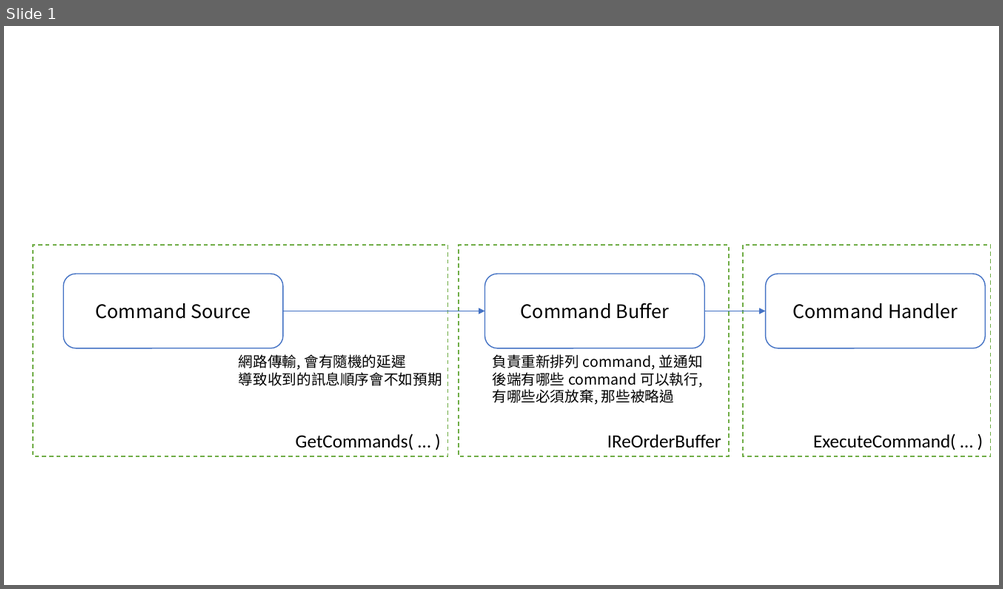
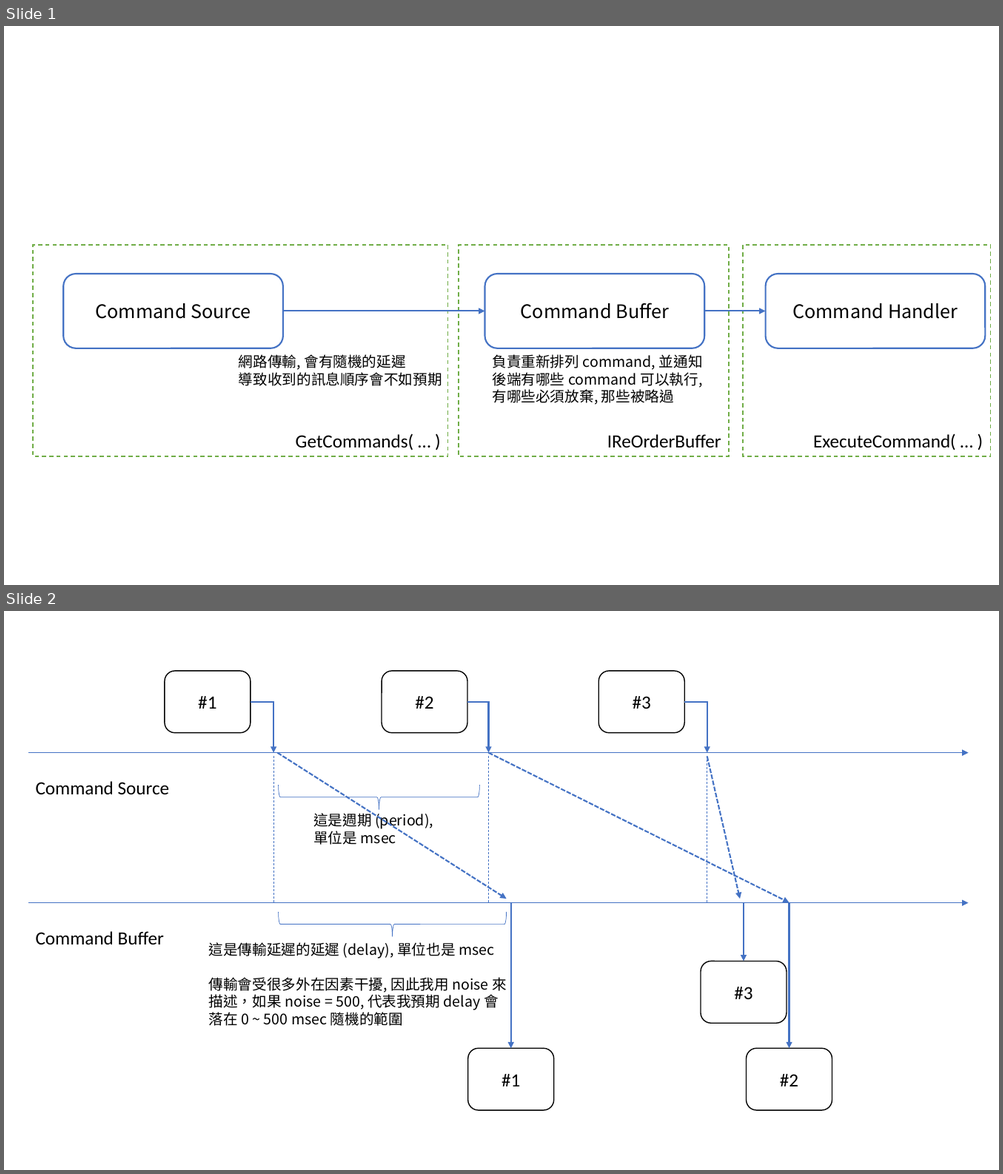
Before and after one commit to andrew0928/Andrew.ReOrderDemo, a slide deck: docs/diagrams.pptx. Shown one above the other, each under a label of ours: slide 1 before the commit, slides 1 and 2 after it. The pictures are 1003x589 and 1003x1174 pixels, drawn with LibreOffice and Linux fonts; fonts in the diff are those of the drawing. Boxes give left, top, right and bottom in pixels: in the first picture for what was removed or moved away, otherwise in the second. Text is boxed around its words. In the diff, an @@ line names an element or a change of style, - is before the commit and + after.

```diff
--- a/docs/diagrams.pptx
+++ b/docs/diagrams.pptx
@@ slide 2 added at [4, 611, 999, 1170], background #FFFFFF @@
@@ rounded rectangle added at [165, 671, 250, 732], fill #FFFFFF, outline #000000 1 pt, 18 pt, text #000000 @@
+#1
@@ rounded rectangle added at [381, 671, 467, 732], fill #FFFFFF, outline #000000 1 pt, 18 pt, text #000000 @@
+#2
@@ rounded rectangle added at [599, 671, 685, 732], fill #FFFFFF, outline #000000 1 pt, 18 pt, text #000000 @@
+#3
@@ elbow arrow added from (250, 702) to (273, 753), #4472C4 1.5 pt @@
@@ elbow arrow added from (467, 702) to (488, 753), #4472C4 1.5 pt @@
@@ elbow arrow added from (685, 702) to (707, 753), #4472C4 1.5 pt @@
@@ arrow added from (28, 753) to (968, 753), #4472C4 0.5 pt @@
@@ line added from (273, 756) to (273, 903), #4472C4 0.5 pt dashed @@
@@ arrow added from (277, 753) to (506, 899), #4472C4 1.5 pt dashed @@
@@ line added from (488, 756) to (488, 903), #4472C4 0.5 pt dashed @@
@@ arrow added from (488, 753) to (789, 903), #4472C4 1.5 pt dashed @@
@@ line added from (707, 756) to (707, 903), #4472C4 0.5 pt dashed @@
@@ arrow added from (707, 757) to (740, 899), #4472C4 1.5 pt dashed @@
@@ text added at [36, 781, 170, 795], 18 pt, text #000000 @@
+Command Source
@@ right brace added at [279, 785, 480, 810], outline #4472C4 0.5 pt @@
@@ text added at [313, 811, 433, 845], 14 pt, text #000000 @@
+這是週期 (period),
+單位是 msec
@@ arrow added from (28, 903) to (968, 903), #4472C4 0.5 pt @@
@@ right brace added at [279, 912, 506, 937], outline #4472C4 0.5 pt @@
@@ arrow added from (511, 903) to (511, 1049), #4472C4 1.5 pt @@
@@ arrow added from (743, 903) to (743, 962), #4472C4 1.5 pt @@
@@ arrow added from (789, 903) to (789, 1049), #4472C4 1.5 pt @@
@@ text added at [36, 931, 164, 945], 18 pt, text #000000 @@
+Command Buffer
@@ text added at [209, 943, 506, 1026], 14 pt, text #000000 @@
+這是傳輸延遲的延遲 (delay), 單位也是 msec
+傳輸會受很多外在因素干擾, 因此我用 noise 來
+描述，如果 noise = 500, 代表我預期 delay 會
+落在 0 ~ 500 msec 隨機的範圍
@@ rounded rectangle added at [701, 962, 787, 1024], fill #FFFFFF, outline #000000 1 pt, 18 pt, text #000000 @@
+#3
@@ rounded rectangle added at [468, 1049, 554, 1111], fill #FFFFFF, outline #000000 1 pt, 18 pt, text #000000 @@
+#1
@@ rounded rectangle added at [746, 1049, 832, 1111], fill #FFFFFF, outline #000000 1 pt, 18 pt, text #000000 @@
+#2
@@ slide 1 changed as well @@
@@ outline #4472C4 1 pt to #4472C4 1.5 pt in 3 elements at [64, 274, 283, 349], [484, 274, 704, 349], [765, 274, 984, 349] @@
```
Also in this commit, not shown: 2 other slides added.
